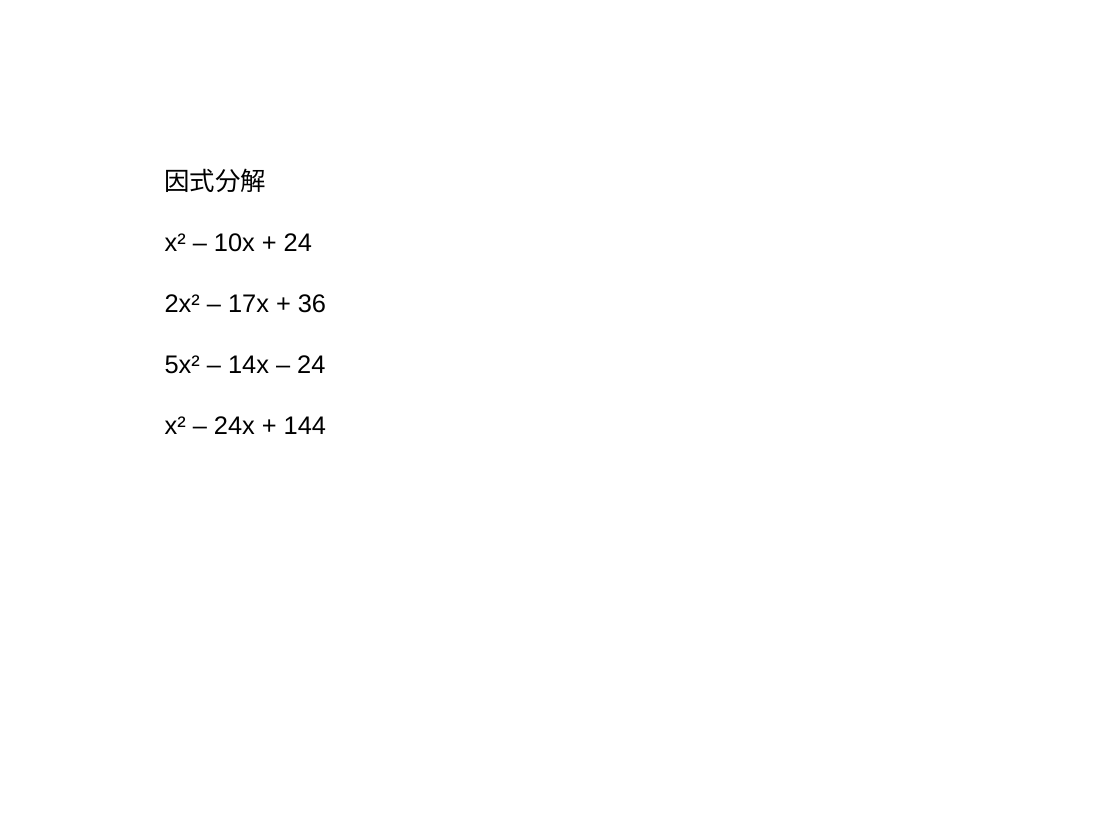
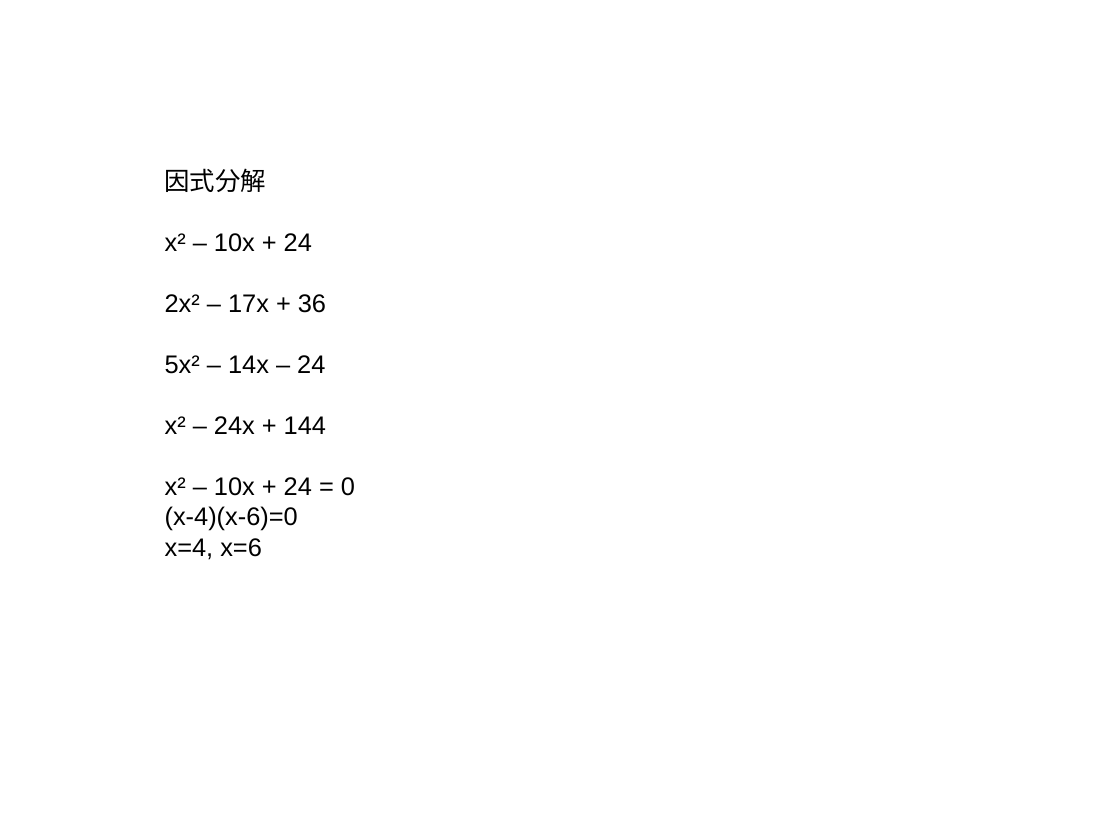
Before and after one commit to ericzhang/english-math, a slide deck: slide 1 of 2025-10-17/2025-10-17-math.odp. Drawn at 1120x840 pixels with LibreOffice and Linux fonts; fonts in the diff are those of the drawing. Boxes give left, top, right and bottom in pixels: in the first picture for what was removed or moved away, otherwise in the second. Text is boxed around its words. In the diff, an @@ line names an element or a change of style, - is before the commit and + after.

```diff
--- a/2025-10-17/2025-10-17-math.odp
+++ b/2025-10-17/2025-10-17-math.odp
@@ text at bbox=[165, 477, 355, 560]: paragraphs added @@
+x² – 10x + 24 = 0
+(x-4)(x-6)=0
+x=4, x=6
```
Also in this commit, not shown: 9 other files.
